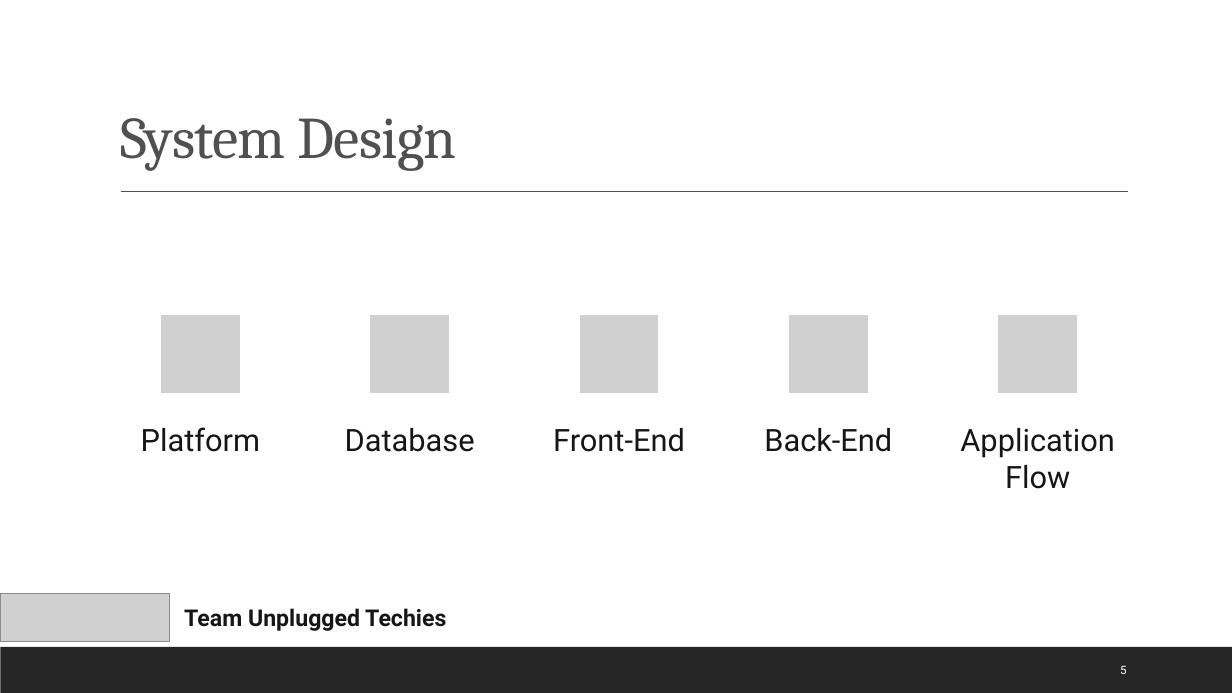
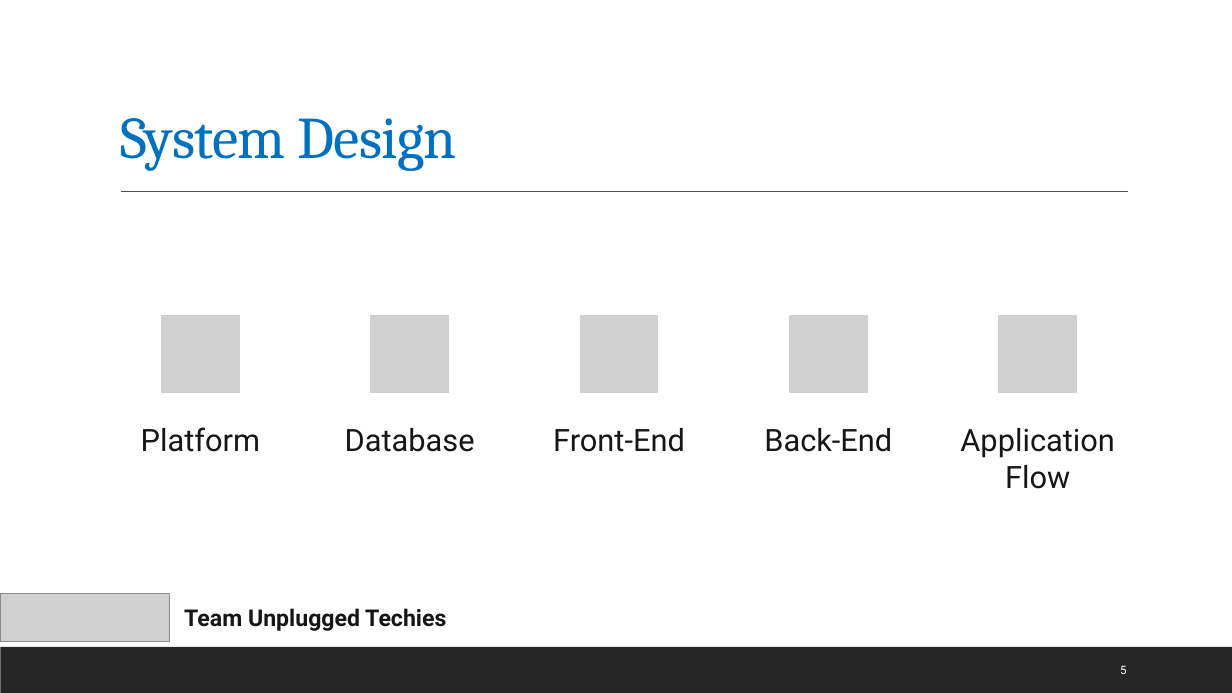
Before and after one commit to rajeshkanaka/parkurwheels, a slide deck: slide 5 of ParkUrWheels PPT.pptx. Drawn at 1232x693 pixels with LibreOffice and Linux fonts; fonts in the diff are those of the drawing; grey boxes stand for pictures. Boxes give left, top, right and bottom in pixels: in the first picture for what was removed or moved away, otherwise in the second. Text is boxed around its words. In the diff, an @@ line names an element or a change of style, - is before the commit and + after.

```diff
--- a/ParkUrWheels PPT.pptx
+++ b/ParkUrWheels PPT.pptx
@@ title "System Design" at <box>120,118,457,171</box>: text colour #524F4F to #0070C0 @@
```
Also in this commit, not shown: 6 other slides changed.
